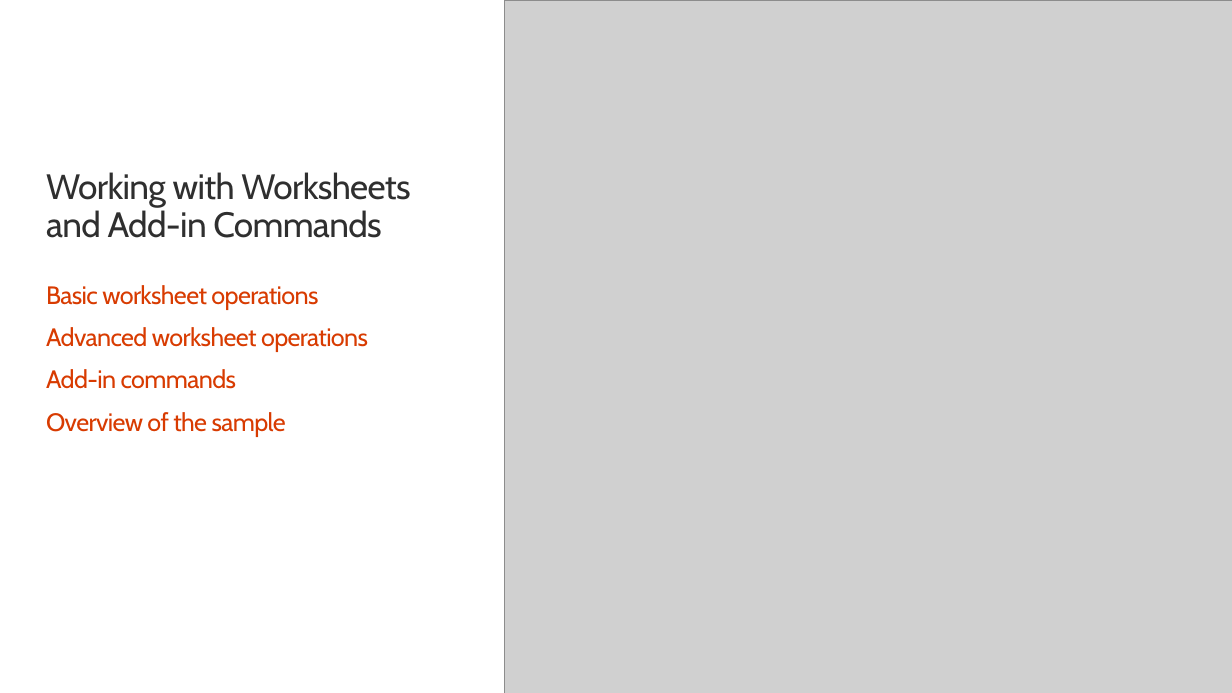
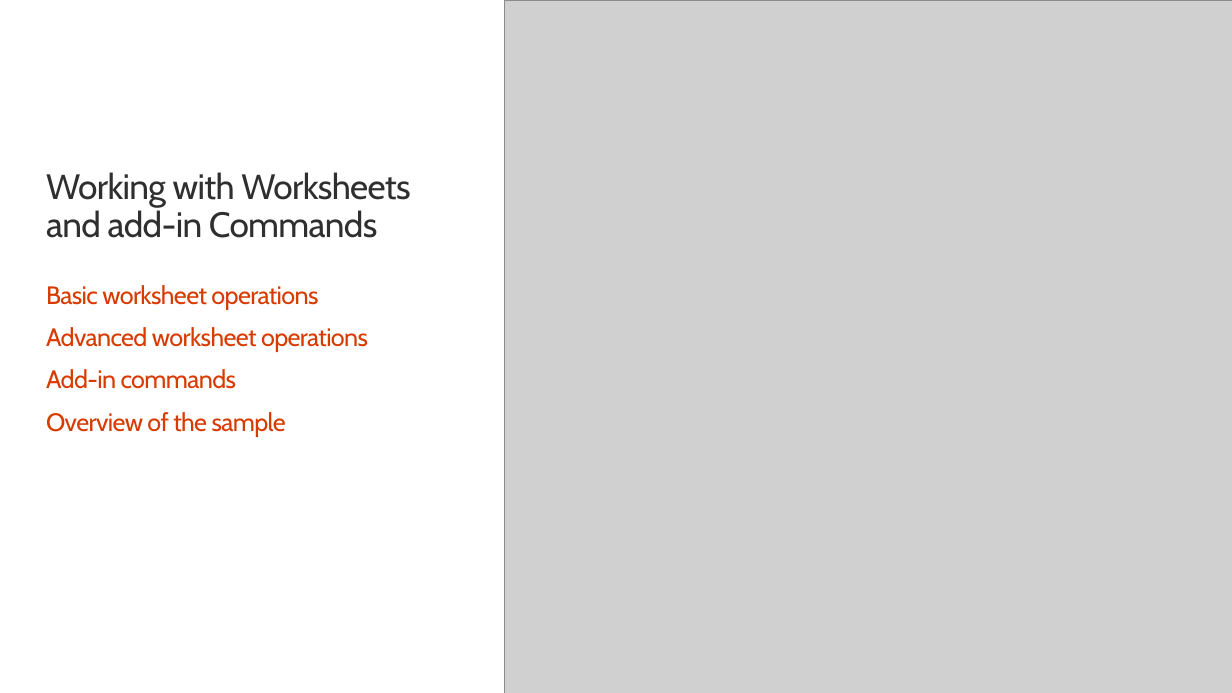
Before and after one commit to OfficeDev/TrainingContent, a slide deck: slide 2 of OfficeAddin/02 Building Add-ins for Microsoft Excel/02 Worksheets and Add-in Commands in Excel Add-ins.pptx. Drawn at 1232x693 pixels with LibreOffice and Linux fonts; fonts in the diff are those of the drawing; grey boxes stand for pictures; background and template pictures are left out. Boxes give left, top, right and bottom in pixels: in the first picture for what was removed or moved away, otherwise in the second. Text is boxed around its words. In the diff, an @@ line names an element or a change of style, - is before the commit and + after.

```diff
--- a/OfficeAddin/02 Building Add-ins for Microsoft Excel/02 Worksheets and Add-in Commands in Excel Add-ins.pptx
+++ b/OfficeAddin/02 Building Add-ins for Microsoft Excel/02 Worksheets and Add-in Commands in Excel Add-ins.pptx
@@ text at box(46, 172, 410, 238): text changed @@
-Working with Worksheets and Add-in Commands
+Working with Worksheets and add-in Commands
```
Also in this commit, not shown: 4 other slides changed, 41 other files.
